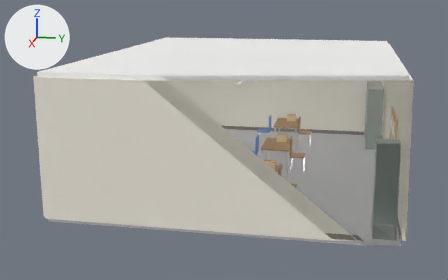
The glTF model godot/assets/interiors/room_office.glb, before and after one commit.
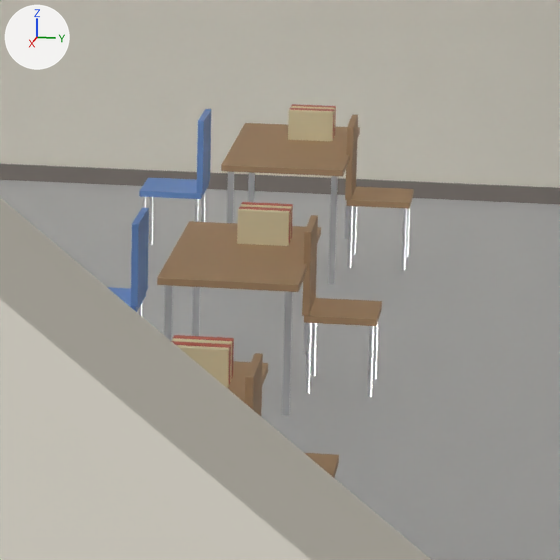
Each version appears first whole from a 50 mm camera at (17.62, 2.73, 5.21) aimed at (0.32, -0.73, 0.89), and next in a close-up on the part from 51% to 76% of the width and 33% to 73% of the height. The lights are fixed; the arrows at upper left show +X, +Y and +Z. The last two pictures show the newer version. Everything nearer to the camera than a plane just in front of the edit is cut away. Where no turn or scale is listed for an object, it has been applied to the vertices. Vertices at exactly the same position are counted once.

In view in the first close-up: 'Room'.
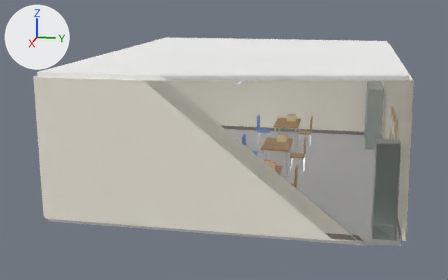
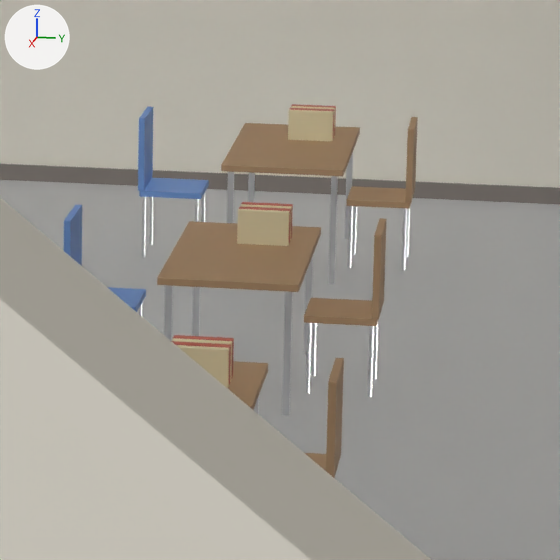
Pixel boxes [x1, y1, x2, y2] of what changed, in the close-ups (560 x 560 px; the box of a moved part takes in the faces that stretch with it):
part 1 of me_cube, moved or reshaped
    before: [345, 115, 358, 200]
    after: [405, 117, 418, 203]
part 2 of me_cube, moved or reshaped
    before: [302, 215, 318, 316]
    after: [372, 218, 387, 320]
part 3 of me_cube, moved or reshaped
    before: [245, 353, 263, 416]
    after: [326, 358, 344, 478]
part 4 of me_cube, moved or reshaped
    before: [197, 109, 211, 193]
    after: [138, 106, 153, 191]
part 5 of me_cube, moved or reshaped
    before: [131, 208, 149, 307]
    after: [64, 205, 82, 266]

The edits, one by one:
me_cube has 1280 vertices, 2180 faces and spans x -5.1..5.1, y -4.31..4.1, z -0.05..3.45.
me_cube is used by ob_room; location (0.0, 0.0, -0.05).
me_cube part 1: the loose piece of 24 vertices spanning x -3.21..-2.79, y 1.18..1.22, z 0.52..1.02 is moved by (0.0, 0.4, 0.0).
me_cube part 2: the loose piece of 24 vertices spanning x -0.21..0.21, y 1.18..1.22, z 0.52..1.02 is moved by (0.0, 0.4, 0.0).
me_cube part 3: the loose piece of 24 vertices spanning x 2.79..3.21, y 1.18..1.22, z 0.52..1.02 is moved by (0.0, 0.4, 0.0).
me_cube part 4: the loose piece of 24 vertices spanning x -3.21..-2.79, y 0.18..0.22, z 0.52..1.02 is moved by (0.0, -0.4, 0.0).
me_cube part 5: the loose piece of 24 vertices spanning x -0.21..0.21, y 0.18..0.22, z 0.52..1.02 is moved by (0.0, -0.4, 0.0).
